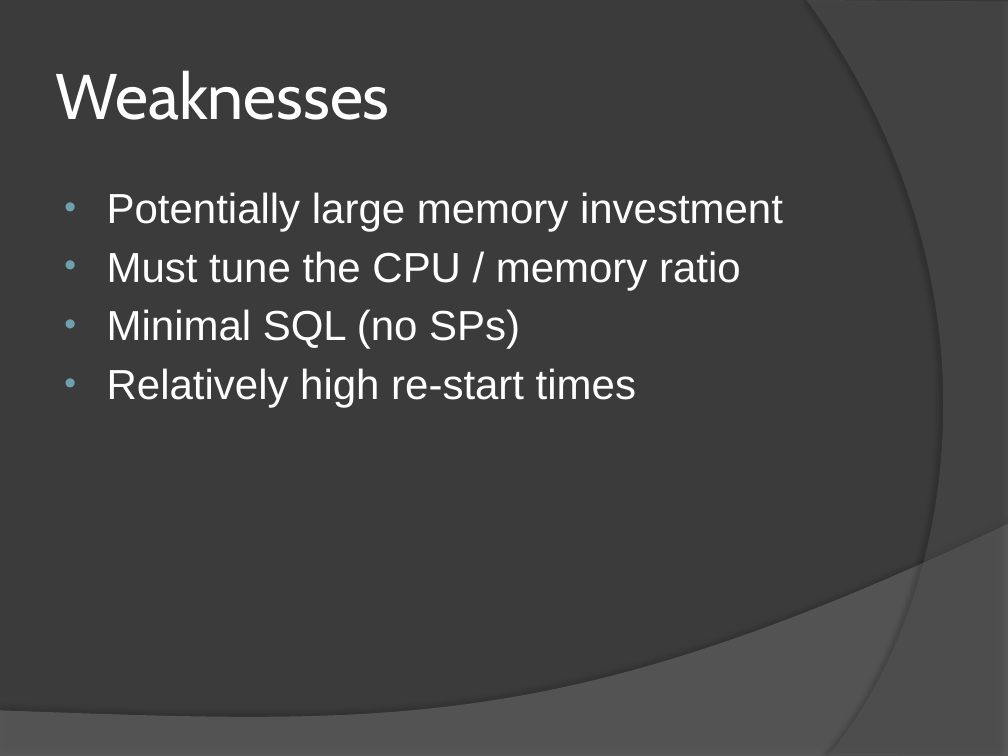
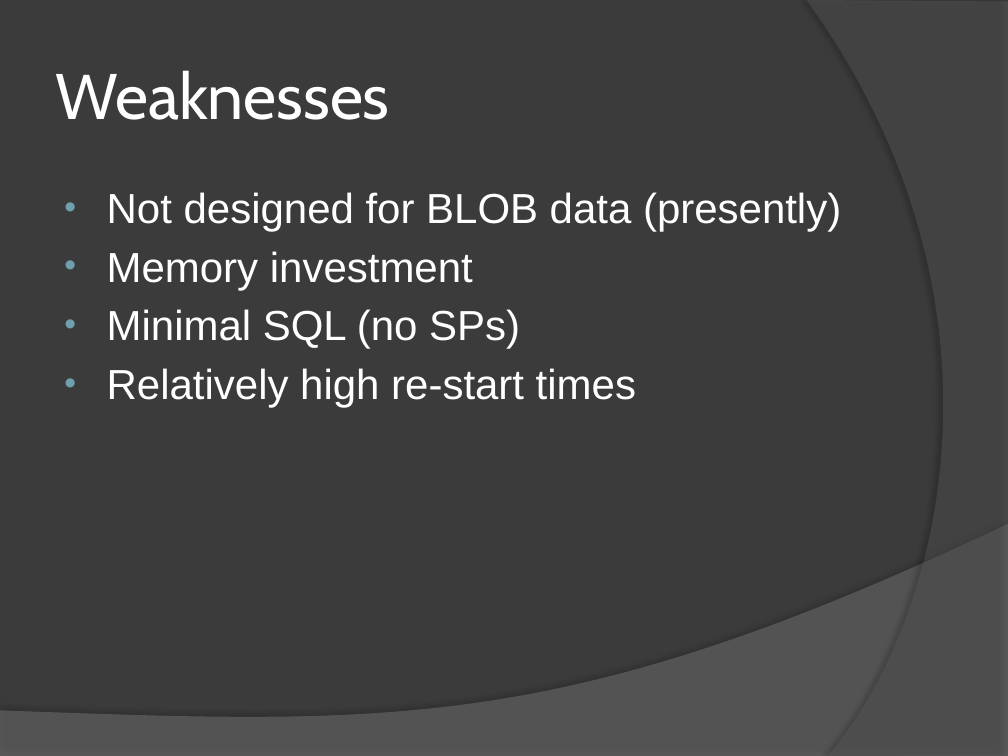
Before and after one commit to nkgfirecream/Fastore, a slide deck: slide 11 of Documents/Fastore Architectural Overview - Aug 16.pptx. Drawn at 1008x756 pixels with LibreOffice and Linux fonts; fonts in the diff are those of the drawing. Boxes give left, top, right and bottom in pixels: in the first picture for what was removed or moved away, otherwise in the second. Text is boxed around its words. In the diff, an @@ line names an element or a change of style, - is before the commit and + after.

Commit message:
Slide updates for presentation.

```diff
--- a/Documents/Fastore Architectural Overview - Aug 16.pptx
+++ b/Documents/Fastore Architectural Overview - Aug 16.pptx
@@ text at [107,192,841,290]: text changed @@
-• Potentially large memory investment
-• Must tune the CPU / memory ratio
+• Not designed for BLOB data (presently)
+• Memory investment
```
